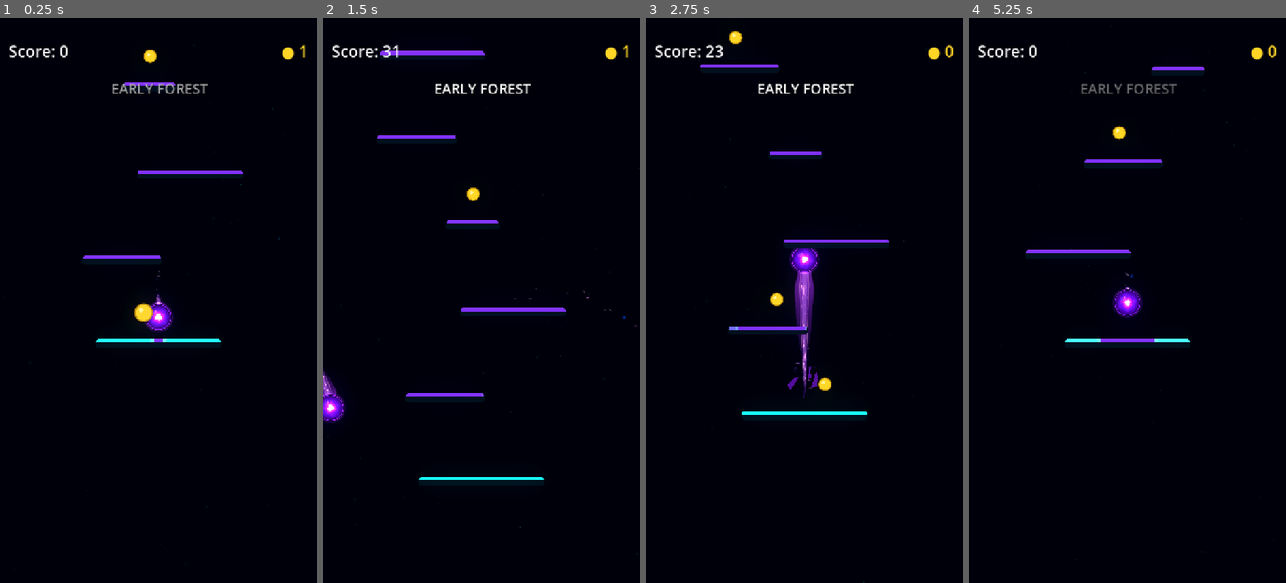
Above: before the commit, frames 1-4 (left to right).
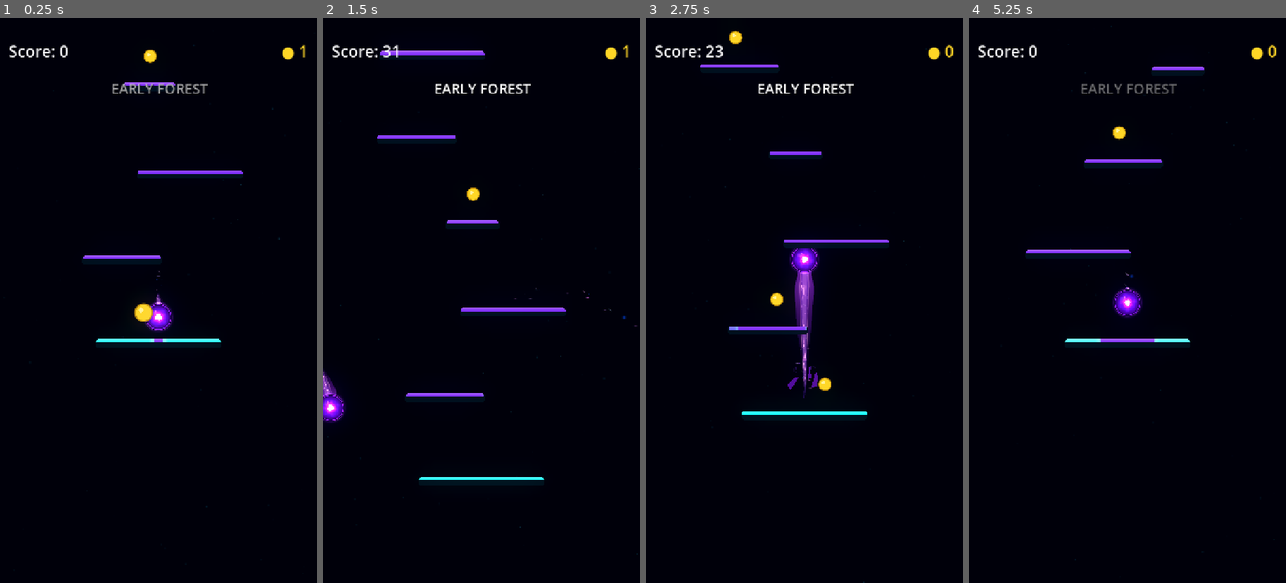
Above: after the commit, the same moments.

Repository: Kryodo/TowerJump
Game: Godot game, scene res://scenes/main.tscn
The game is run twice, just before and just after one commit, with the same random seed, the same clock (stepped at 60 frames per second) and the same inputs.
Inputs (mouse positions are in pixels of both pictures, inside the frame that each line leads up to):
- Up to frame 1 (0.25 s): no input
- Up to frame 2 (1.5 s): move the mouse to (551, 272) at 0.52 s; hold Right (ui_right) 0.53-1.25 s; click (551, 272) at 0.67 s; drag from (418, 328) to (471, 193) at 1.27 s
- Up to frame 3 (2.75 s): click "Nochmal spielen" at 2 s
- Up to frame 4 (5.25 s): move the mouse to (1159, 176) at 2.77 s; hold Right (ui_right) 2.78-3.5 s; drag from (1111, 413) to (1057, 215) at 3.52 s; move the mouse to (1222, 385) at 4.27 s; hold Left (ui_left) 4.28-5 s; click "Nochmal spielen" at 5 s

The runs differ from the first frame. In frame 1, 0.3% of the frame differs, in the area x 26-70%, y 11-58%; in frame 2, 0.4%, in the area x 18-76%, y 5-82%; in frame 3, less than 0.1%; in frame 4, 0.2%.

Commit message:
Make NeonEdge material reflections visibly read as sheen

Diff:
--- a/scenes/platform_edge_feedback.gdshader
+++ b/scenes/platform_edge_feedback.gdshader
@@ -63,16 +63,16 @@
 	// quality; confirmation is a separate layer.
 	result = mix(result, active_color, active);
 
-	// Material reflection: a very narrow upper glint and a softer band inside
-	// the edge. These mix toward palette-matched highlights instead of adding
-	// HDR energy, so they should read as surface sheen rather than more bloom.
-	float upper_glint = 1.0 - smoothstep(0.025, 0.22, y);
-	float inner_sheen = exp(-pow((y - 0.38) / 0.22, 2.0));
+	// Material reflection: a clear, narrow top glint plus a softer inner
+	// sheen. Keep the highlight palette-matched, but strong enough to read at
+	// the edge's 8 px height without becoming a second outline.
+	float upper_glint = 1.0 - smoothstep(0.0, 0.30, y);
+	float inner_sheen = exp(-pow((y - 0.42) / 0.23, 2.0));
 	float cyan_state = max(fill, active);
-	vec3 purple_reflection = vec3(0.76, 0.43, 1.08);
-	vec3 cyan_reflection = vec3(0.22, 2.42, 3.36);
+	vec3 purple_reflection = vec3(0.88, 0.64, 1.38);
+	vec3 cyan_reflection = vec3(0.72, 2.95, 3.82);
 	vec3 reflection_color = mix(purple_reflection, cyan_reflection, cyan_state);
-	float reflection_strength = upper_glint * 0.13 + inner_sheen * 0.045;
+	float reflection_strength = clamp(upper_glint * 0.42 + inner_sheen * 0.20, 0.0, 0.52);
 	result = mix(result, reflection_color, reflection_strength);
 
 	// Completion flash is applied AFTER the reflection so its white connection
